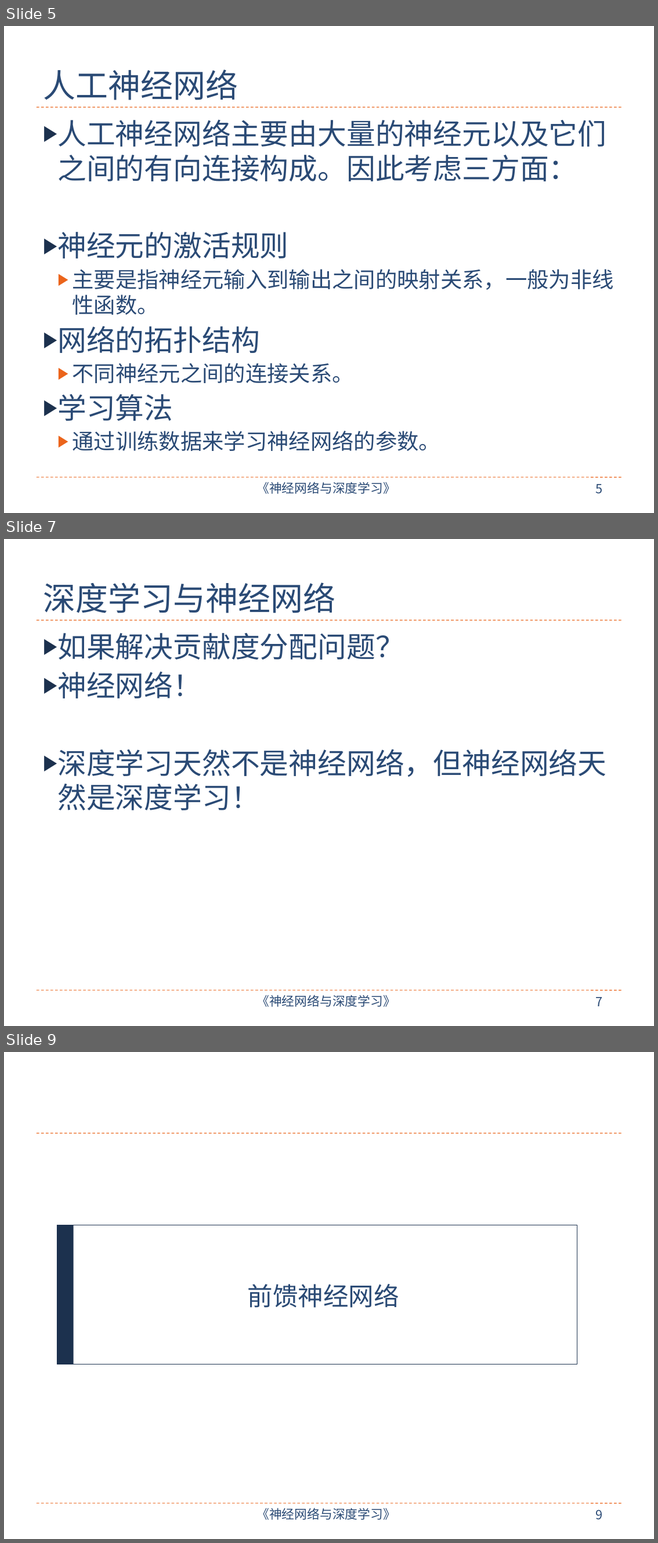
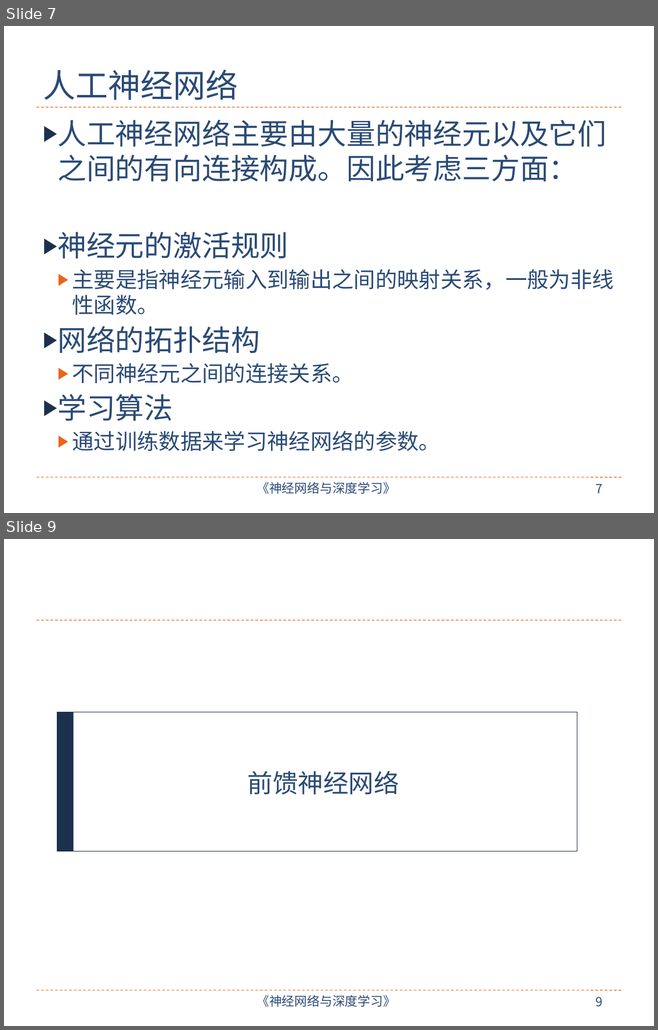
Before and after one commit to nndl/nndl.github.io, a slide deck: ppt/chap-前馈神经网络.pptx. Shown one above the other, each under a label of ours: slides 5, 7 and 9 before the commit, slides 7 and 9 after it; the slides between them are not shown. The pictures are 658x1543 and 658x1030 pixels, drawn with LibreOffice and Linux fonts; fonts in the diff are those of the drawing. Boxes give left, top, right and bottom in pixels: in the first picture for what was removed or moved away, otherwise in the second. Text is boxed around its words. In the diff, an @@ line names an element or a change of style, - is before the commit and + after.

```diff
--- a/ppt/chap-前馈神经网络.pptx
+++ b/ppt/chap-前馈神经网络.pptx
@@ slide 7 removed at <box>4,539,654,1026</box>, background #FFFFFF; not listed: 4 template elements that a slide beside it also shows @@
@@ title removed at <box>43,583,335,613</box> @@
-深度学习与神经网络
@@ text removed at <box>57,633,606,810</box> @@
-▶ 如果解决贡献度分配问题？
-▶ 神经网络！
-▶ 深度学习天然不是神经网络，但神经网络天然是深度学习！
@@ what was slide 5 is now slide 7 @@
@@ page number at <box>595,484,602,493</box>: text changed @@
-5
+7
```
Also in this commit, not shown: 11 slides changed, 3 slides added, 3 other slides removed.
